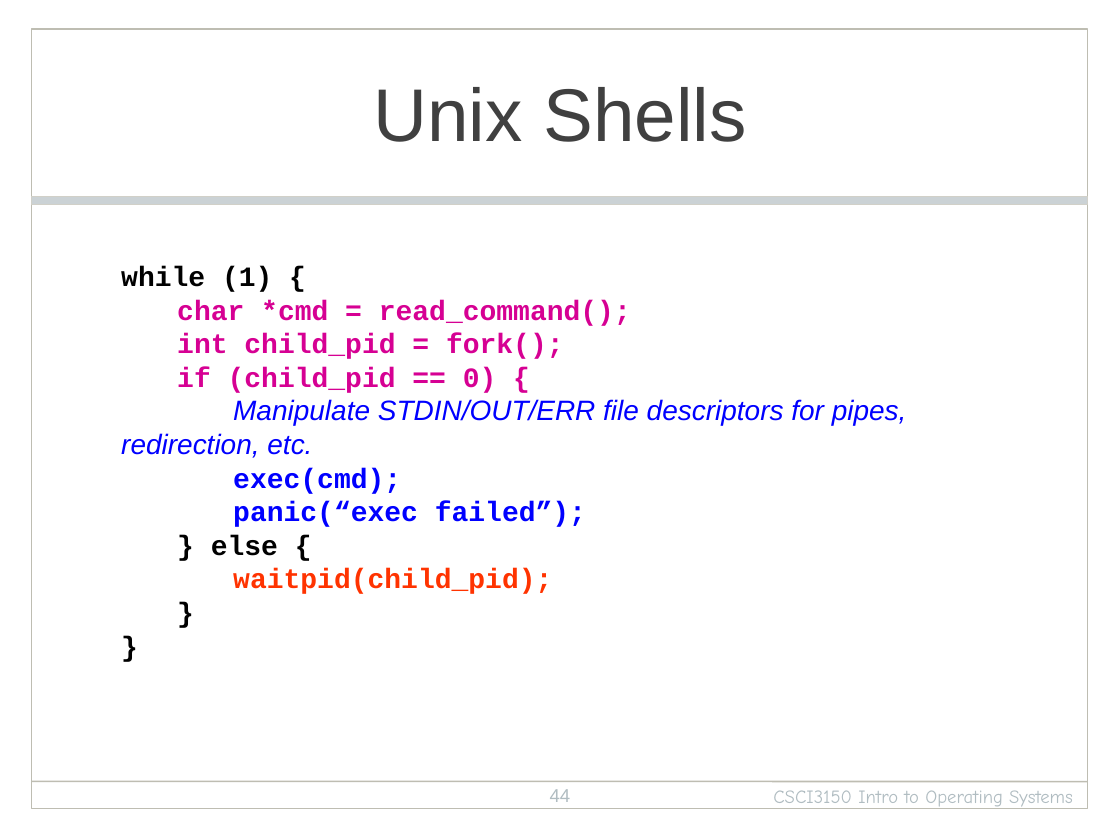
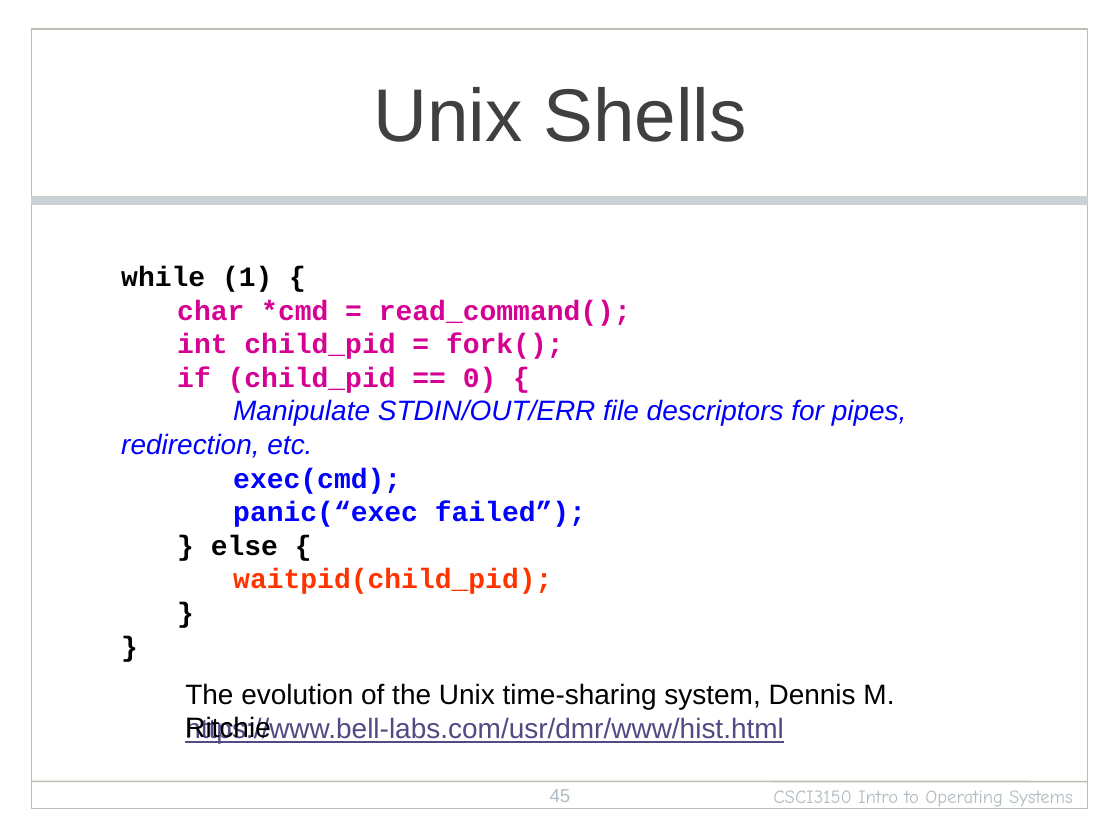
Before and after one commit to henryhxu/CSCI3150, a slide deck: slide 45 of lecture/lec3_processes.pptx (slide 44 before the commit). Drawn at 1120x840 pixels with LibreOffice and Linux fonts; fonts in the diff are those of the drawing; background and template pictures are left out. Boxes give left, top, right and bottom in pixels: in the first picture for what was removed or moved away, otherwise in the second. Text is boxed around its words. In the diff, an @@ line names an element or a change of style, - is before the commit and + after.

```diff
--- a/lecture/lec3_processes.pptx
+++ b/lecture/lec3_processes.pptx
@@ text added at <box>185,683,894,709</box>, 18 pt, text #000000 @@
+The evolution of the Unix time-sharing system, Dennis M. Ritchie
@@ text added at <box>185,716,784,743</box>, 18 pt, text #524A82, underline @@
+https://www.bell-labs.com/usr/dmr/www/hist.html
@@ page number at <box>550,789,571,802</box>: text changed @@
-44
+45
```
Also in this commit, not shown: 2 other slides changed, 1 slide added, 1 other file.
